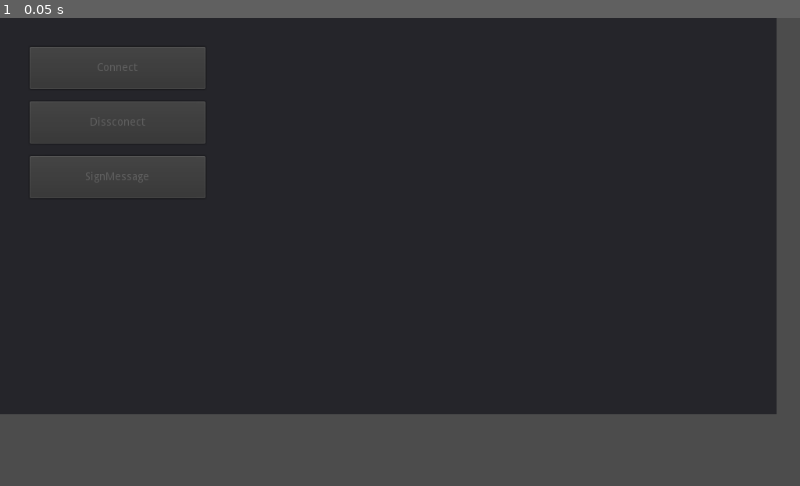
Above: before the commit, frame 1.
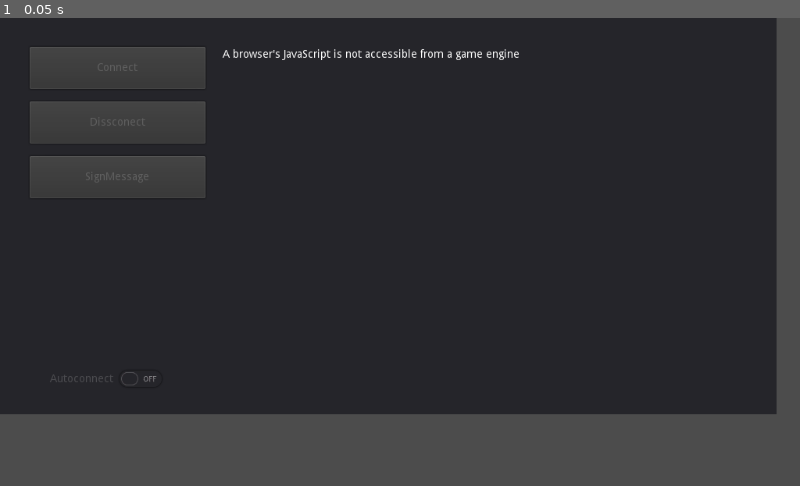
Above: after the commit, the same moment.

Repository: aleksfadini/TheShedResearch
Game: Godot game, scene res://WalletConnection.tscn
Two runs of this game, one before a commit and one after it. Both use one fixed random seed, a clock stepped at 60 frames per second and the inputs below.
Inputs:
- Up to frame 1 (0.05 s): no input

The runs differ from the first frame. In frame 1, 0.4% of the frame differs, in the area x 6-65%, y 6-79%.

Commit message:
item1-phantom: Store autoconnection flag in persistent storage

Diff:
--- a/item1-phantom/BrowserWalletClient.gd
+++ b/item1-phantom/BrowserWalletClient.gd
@@ -8,6 +8,7 @@
 onready var connectBtn = $Connect
 onready var disconnectBtn = $Dissconect
 onready var signMessageBtn = $SignMessage
+onready var autoConnect = $Autoconnect
 
 var _wallet_connected = JavaScript.create_callback(self, "walletConnected")
 var _wallet_disconnected = JavaScript.create_callback(self, "walletDisconnected")
@@ -15,22 +16,37 @@
 
 # Called when the node enters the scene tree for the first time.
 func _ready():
+	#print("_ready")
+
 	if OS.has_feature('JavaScript'):
-		if JavaScript.eval("window.solana && window.solana.isPhantom"):
+		if isWalletAvailable():
 			provider = JavaScript.get_interface("solana")
 			if provider != null:
 				messages.append_bbcode("Phantom wallet exists in the browser\n")
 				setButtonsState(false)
+				autoConnect.disabled = false
 
-				provider.connect({ onlyIfTrusted = true }).then(_wallet_connected)
+				stateRestore()
+				if state.get("autoconnect") != null:
+					autoConnect.pressed = state.autoconnect
 	else:
-		print("A browser's JavaScript is not accessible from a game engine")
+		var msg = "A browser's JavaScript is not accessible from a game engine"
+		messages.append_bbcode(msg)
+		print(msg)
 
 
 func setButtonsState(connected):
 	connectBtn.disabled = connected
 	disconnectBtn.disabled = !connected
 	signMessageBtn.disabled = !connected
+
+
+func walletConnect(onlyIfTrusted = false):
+	provider.connect({ onlyIfTrusted = onlyIfTrusted }).then(_wallet_connected)
+
+
+func walletDisconnect():
+	provider.disconnect().then(_wallet_disconnected)
 
 
 func walletConnected(args):
@@ -70,18 +86,25 @@
 	return JavaScript.eval("window.solana.isConnected")
 
 
+func isWalletAvailable():
+	if OS.has_feature('JavaScript'):
+		if JavaScript.eval("window.solana && window.solana.isPhantom"):
+			return true
+	return false
+
+
 func _on_Connect_pressed():
 	print("connect pressed")
 	if provider == null:
 		return
-	provider.connect().then(_wallet_connected)
+	walletConnect()
 
 
 func _on_Dissconect_pressed():
 	print("disconnect pressed")
 	if provider == null and wallet_address == null:
 		return
-	provider.disconnect().then(_wallet_disconnected)
+	walletDisconnect()
 	print("disconnect preformed")
 
 
@@ -94,3 +117,34 @@
 		var TextEncoder = JavaScript.create_object("TextEncoder")
 		var encodedMessage = TextEncoder.encode(message)
 		provider.signMessage(encodedMessage, "utf8").then(_wallet_message_signed)
+
+
+var statePath = "user://godot.state"
+var state = {}
+
+
+func stateSave(new_state):
+	var storage = File.new()
+	storage.open(statePath, File.WRITE)
+	storage.store_line(to_json(new_state))
+	storage.close()
+
+
+func stateRestore():
+	var storage = File.new()
+	storage.open(statePath, File.READ)
+	state = JSON.parse(storage.get_line()).result
+	storage.close()
+
+	if !state:
+		state = {}
+
+	return state
+
+
+func _on_Autoconnect_toggled(button_pressed):
+	state["autoconnect"] = button_pressed
+	stateSave(state)
+
+	if isWalletAvailable() && !isWalletConnected() && button_pressed:
+		walletConnect()
--- a/item1-phantom/WalletConnection.tscn
+++ b/item1-phantom/WalletConnection.tscn
@@ -37,6 +37,15 @@
 margin_right = 964.0
 margin_bottom = 465.0
 
+[node name="Autoconnect" type="CheckButton" parent="."]
+margin_left = 58.0
+margin_top = 443.0
+margin_right = 219.0
+margin_bottom = 483.0
+disabled = true
+text = "Autoconnect"
+
 [connection signal="pressed" from="Connect" to="." method="_on_Connect_pressed"]
 [connection signal="pressed" from="Dissconect" to="." method="_on_Dissconect_pressed"]
 [connection signal="pressed" from="SignMessage" to="." method="_on_SignMessage_pressed"]
+[connection signal="toggled" from="Autoconnect" to="." method="_on_Autoconnect_toggled"]
Not shown, changed: item1-phantom/export/web/wallet-connection.html
Not shown, changed: item1-phantom/export/web/wallet-connection.pck
